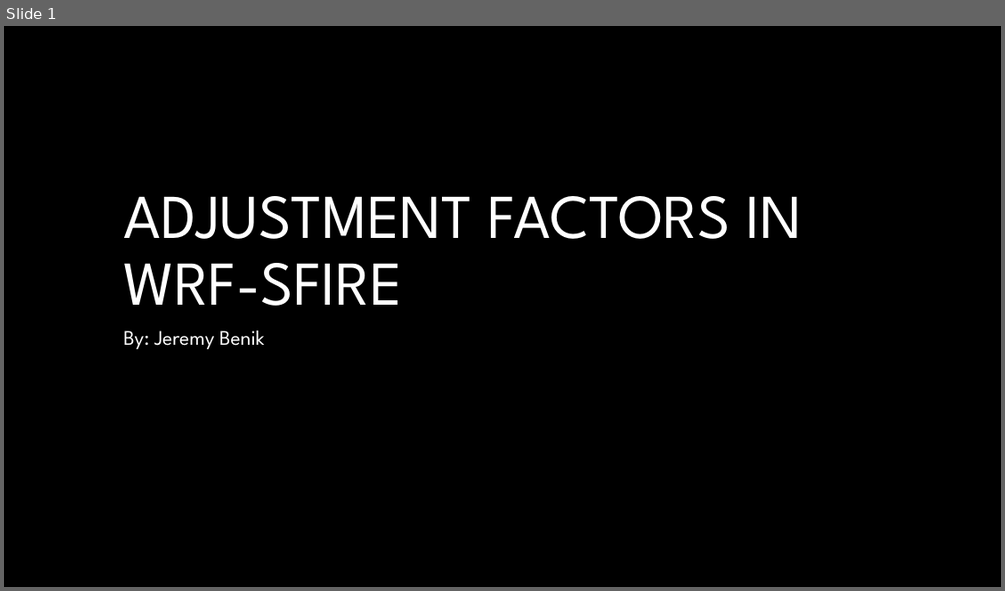
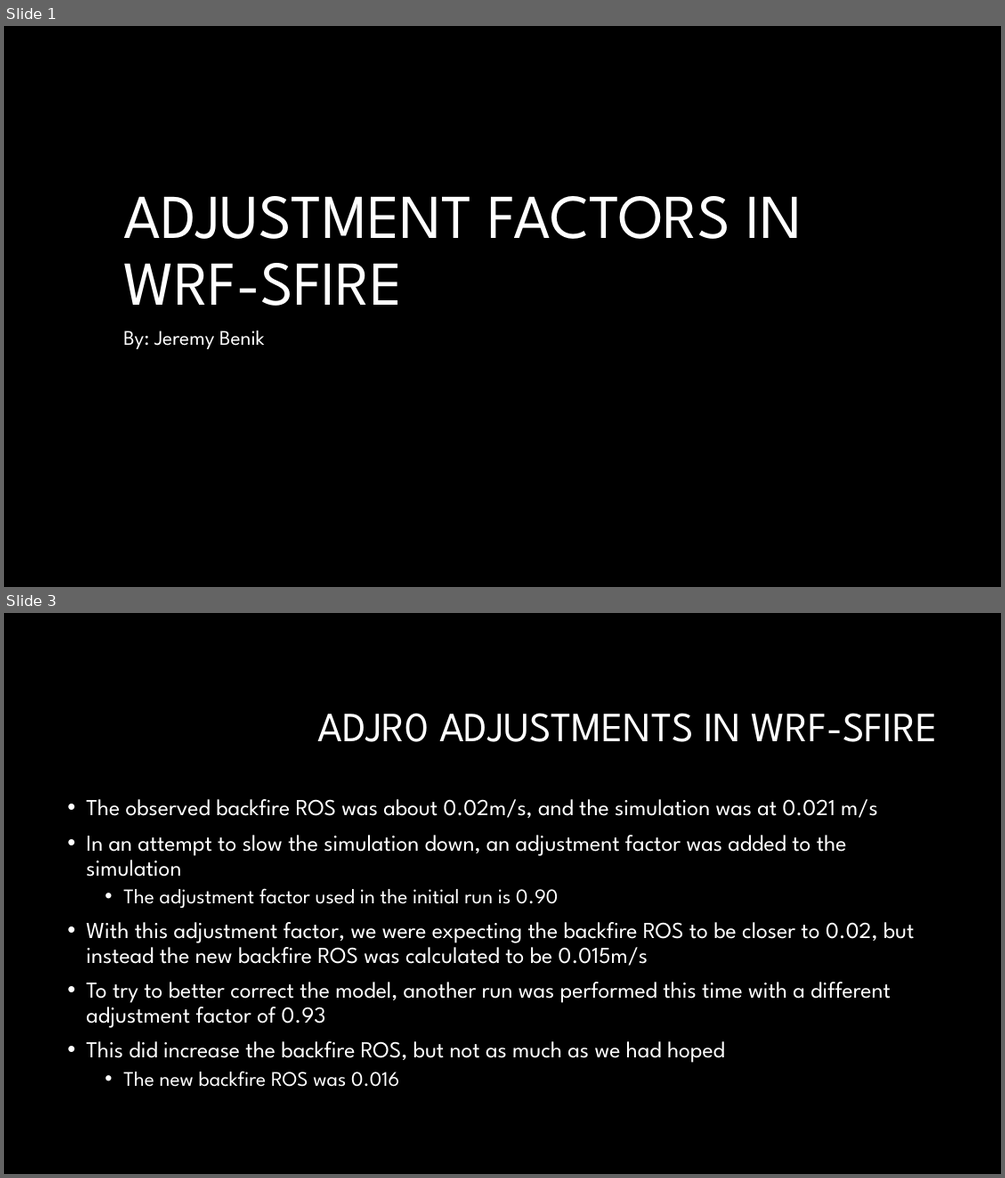
Before and after one commit to Jeremy-Benik/Meeting_Notes, a slide deck: Presentations/Adjustment_Factors.pptx. Shown one above the other, each under a label of ours: slide 1 before the commit, slides 1 and 3 after it; the slides between them are not shown. The pictures are 1005x591 and 1005x1178 pixels, drawn with LibreOffice and Linux fonts; fonts in the diff are those of the drawing; background and template pictures are left out. Boxes give left, top, right and bottom in pixels: in the first picture for what was removed or moved away, otherwise in the second. Text is boxed around its words. In the diff, an @@ line names an element or a change of style, - is before the commit and + after.

Commit message:
Updating adjustment factor powerpoint

```diff
--- a/Presentations/Adjustment_Factors.pptx
+++ b/Presentations/Adjustment_Factors.pptx
@@ slide 3 added at (4,613,1001,1174), background #000000 @@
@@ title added at (318,713,938,742), 40 pt, text #FFFFFF @@
+ADJR0 ADJUSTMENTS IN WRF-SFIRE
@@ text added at (86,799,914,1086), 22 pt, text #FFFFFF @@
+• The observed backfire ROS was about 0.02m/s, and the simulation was at 0.021 m/s
+• In an attempt to slow the simulation down, an adjustment factor was added to the simulation
+  • The adjustment factor used in the initial run is 0.90
+• With this adjustment factor, we were expecting the backfire ROS to be closer to 0.02, but instead the new backfire ROS was calculated to be 0.015m/s
+• To try to better correct the model, another run was performed this time with a different adjustment factor of 0.93
+• This did increase the backfire ROS, but not as much as we had hoped
+  • The new backfire ROS was 0.016
```
Also in this commit, not shown: 1 slide changed, 6 other slides added.
